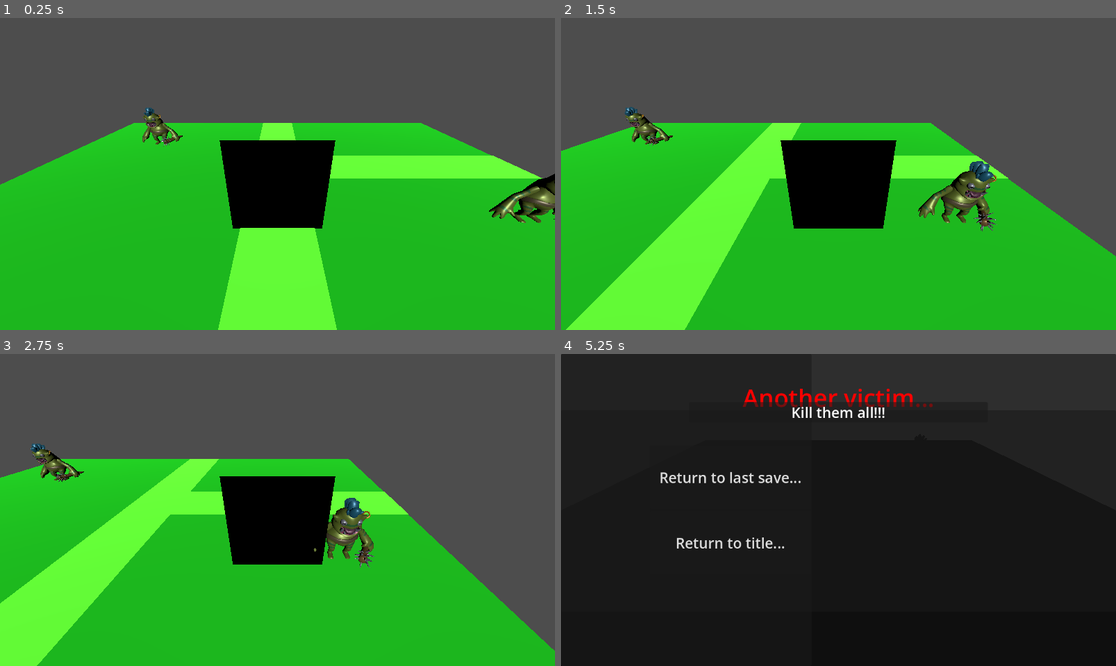
Above: before the commit, frames 1-4 (two rows, left to right).
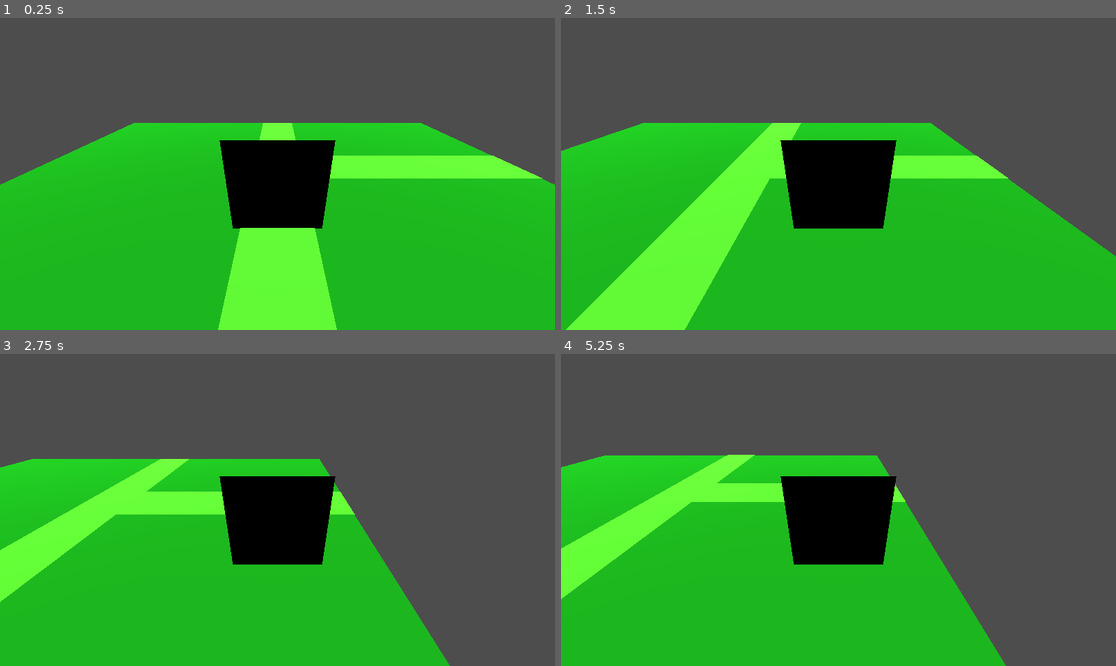
Above: after the commit, the same moments.

Repository: eneumont/towermercs
Game: Godot game, scene res://Scenes/Field/Field/Field1.tscn
The game is run twice, just before and just after one commit, with the same random seed, the same clock (stepped at 60 frames per second) and the same inputs. This scene is started directly instead of the project's main scene.
Inputs (mouse positions are in pixels of both pictures, inside the frame that each line leads up to):
- Up to frame 1 (0.25 s): no input
- Up to frame 2 (1.5 s): tap Enter at 0.5 s; move the mouse to (960, 158) at 0.52 s; hold D (move_right) 0.53-1.25 s; tap L (circle) at 0.6 s; click (960, 158) at 0.67 s; drag from (727, 189) to (810, 236) at 1.27 s
- Up to frame 3 (2.75 s): move the mouse to (333, 441) at 2.02 s; hold D (move_right) from 2.03 s (still down); tap K (cross) at 2.1 s
- Up to frame 4 (5.25 s): release D (move_right) at 2.75 s; drag from (810, 572) to (672, 463) at 2.77 s; move the mouse to (1005, 556) at 3.52 s; hold U (left_bumper) 3.53-4.25 s; tap J (square) at 3.6 s; drag from (672, 463) to (755, 432) at 4.27 s; move the mouse to (866, 510) at 5.02 s; hold S (move_down) from 5.03 s (still down); hold Shift from 5.03 s (still down); click (866, 510) at 5.17 s

The runs differ from the first frame. In frame 1, 1.4% of the frame differs, in the area x 25-100%, y 28-66%; in frame 2, 1.9%; in frame 3, 21%; in frame 4, 96%, in the area x 0-100%, y 0-100%.
Error before the commit: Out of bounds get index '0' (on base: 'Array[CharData]') (res://Scripts/Field/field_char.gd:16)
Error after the commit: Cannot call method 'get_node' on a null value. (res://Scripts/Field/field_foe.gd:28)

Commit message:
minor spawner

Diff:
--- a/Scenes/Field/Field/Field1.tscn
+++ b/Scenes/Field/Field/Field1.tscn
@@ -1,13 +1,13 @@
-[gd_scene load_steps=16 format=3 uid="uid://dyxmexnwwt7i3"]
+[gd_scene load_steps=13 format=3 uid="uid://dyxmexnwwt7i3"]
 
 [ext_resource type="Script" uid="uid://dcxxouomxwvev" path="res://Scripts/Field/field.gd" id="1_46v5i"]
 [ext_resource type="AudioStream" uid="uid://basqyoad0w2kt" path="res://Audio/field.mp3" id="2_elxp8"]
 [ext_resource type="Script" uid="uid://bhcbewusdisi2" path="res://Scripts/Field/field_spawner.gd" id="2_rcrrr"]
 [ext_resource type="Material" uid="uid://c5tppwumkrkwt" path="res://Resources/Materials/green_mat.tres" id="3_fg78e"]
-[ext_resource type="Script" uid="uid://bl76v205yksnu" path="res://Scripts/Field/field_foe.gd" id="4_ycybe"]
-[ext_resource type="PackedScene" uid="uid://dpcrab6x40y70" path="res://Scenes/Models/GoblinModel.tscn" id="5_ap43e"]
 [ext_resource type="Material" uid="uid://lnefwc8qkwnk" path="res://Resources/Materials/green2_mat.tres" id="5_vjg1r"]
 [ext_resource type="Script" uid="uid://c6hqoke1s4v3d" path="res://Scripts/Field/area_exit.gd" id="6_ap43e"]
+[ext_resource type="PackedScene" uid="uid://b506hr54qt135" path="res://Scenes/Field/FieldFoe.tscn" id="7_jqndr"]
+[ext_resource type="Resource" uid="uid://v7c03db0p8gn" path="res://Resources/Foes/goblin-1.tres" id="8_fg78e"]
 
 [sub_resource type="PlaneMesh" id="PlaneMesh_xqksw"]
 
@@ -16,25 +16,6 @@
 [sub_resource type="BoxShape3D" id="BoxShape3D_il158"]
 
 [sub_resource type="PlaneMesh" id="PlaneMesh_t2wbd"]
-
-[sub_resource type="SphereShape3D" id="SphereShape3D_1dmhx"]
-radius = 1.8833563
-
-[sub_resource type="SphereShape3D" id="SphereShape3D_oixsr"]
-radius = 2.0
-
-[sub_resource type="PackedScene" id="PackedScene_il158"]
-_bundled = {
-"conn_count": 0,
-"conns": PackedInt32Array(),
-"editable_instances": [],
-"names": PackedStringArray("FieldFoe-Goblin", "CharacterBody3D", "transform", "script", "Model", "transform", "Collision", "CollisionShape3D", "transform", "shape", "Area", "Area3D", "transform", "Shape", "CollisionShape3D", "transform", "shape"),
-"node_count": 5,
-"node_paths": [NodePath("."), NodePath("."), NodePath("."), NodePath("./Area")],
-"nodes": PackedInt32Array(-1, -1, 1, 0, -1, 2, 2, 0, 3, 1, 0, 1073741824, 0, 2147483647, 4, 2, 1, 5, 3, 0, 1073741825, 0, 7, 6, -1, 2, 8, 4, 9, 5, 0, 1073741826, 0, 11, 10, -1, 1, 12, 6, 0, 1073741827, 0, 14, 13, -1, 2, 15, 7, 16, 8, 0),
-"variants": [Transform3D(0.6, 0, 0, 0, 0.6, 0, 0, 0, 0.6, 0, 0, 0), ExtResource("4_ycybe"), ExtResource("5_ap43e"), Transform3D(0.99999994, 0, 0, 0, 0.99999994, 0, 0, 0, 0.99999994, 0, 0, 0), Transform3D(1, 0, 0, 0, 1, 0, 0, 0, 1, 0, 1.5, 0), SubResource("SphereShape3D_1dmhx"), Transform3D(0.99999976, 0, 0, 0, 0.99999976, 0, 0, 0, 0.99999976, 0, 1.5132987, 1.1868315), Transform3D(0.9999999, 0, 0, 0, 0.9999999, 0, 0, 0, 0.9999999, 0, 0, 0), SubResource("SphereShape3D_oixsr")],
-"version": 3
-}
 
 [node name="Field1" type="Node3D" node_paths=PackedStringArray("enemies")]
 script = ExtResource("1_46v5i")
@@ -104,7 +85,8 @@
 [node name="Foe1" type="Node3D" parent="Spawners/Enemies"]
 transform = Transform3D(1, 0, 0, 0, 1, 0, 0, 0, 1, -5.7817707, 0, -5.5594087)
 script = ExtResource("2_rcrrr")
-spawn_node = SubResource("PackedScene_il158")
+spawn_node = ExtResource("7_jqndr")
+spawn_data = ExtResource("8_fg78e")
 type = 1
 encounters = Array[String](["Goblin1,Goblin1,Goblin1,Goblin1", "Goblin1,Goblin1,Goblin1", "Goblin1,Goblin1", "Goblin1,Goblin1,Slime1,Slime1", "Goblin1,Goblin1,Goblin1,Slime1", "Goblin1,Slime1", "Goblin1,Fairy1,Goblin1,Fairy1", "Goblin1,Fairy1,Slime1", "Goblin1,Fairy1"])
 battle = "Battlefield1"
@@ -115,7 +97,8 @@
 [node name="Foe2" type="Node3D" parent="Spawners/Enemies"]
 transform = Transform3D(1, 0, 0, 0, 1, 0, 0, 0, 1, 6.6703806, 0, -0.08108759)
 script = ExtResource("2_rcrrr")
-spawn_node = SubResource("PackedScene_il158")
+spawn_node = ExtResource("7_jqndr")
+spawn_data = ExtResource("8_fg78e")
 type = 1
 encounters = Array[String](["Goblin1,Goblin1,Goblin1,Goblin1", "Goblin1,Goblin1,Goblin1", "Goblin1,Goblin1", "Goblin1,Goblin1,Slime1,Slime1", "Goblin1,Goblin1,Goblin1,Slime1", "Goblin1,Slime1", "Goblin1,Fairy1,Goblin1,Fairy1", "Goblin1,Fairy1,Slime1", "Goblin1,Fairy1"])
 battle = "Battlefield1"
--- a/Scenes/Field/Field/Field2.tscn
+++ b/Scenes/Field/Field/Field2.tscn
@@ -23,7 +23,33 @@
 [sub_resource type="SphereShape3D" id="SphereShape3D_oixsr"]
 radius = 2.0
 
-[sub_resource type="PackedScene" id="PackedScene_il158"]
+[sub_resource type="PackedScene" id="PackedScene_2sugo"]
+_bundled = {
+"conn_count": 0,
+"conns": PackedInt32Array(),
+"editable_instances": [],
+"names": PackedStringArray("FieldFoe-Goblin", "CharacterBody3D", "transform", "script", "Model", "transform", "Collision", "CollisionShape3D", "transform", "shape", "Area", "Area3D", "transform", "Shape", "CollisionShape3D", "transform", "shape"),
+"node_count": 5,
+"node_paths": [NodePath("."), NodePath("."), NodePath("."), NodePath("./Area")],
+"nodes": PackedInt32Array(-1, -1, 1, 0, -1, 2, 2, 0, 3, 1, 0, 1073741824, 0, 2147483647, 4, 2, 1, 5, 3, 0, 1073741825, 0, 7, 6, -1, 2, 8, 4, 9, 5, 0, 1073741826, 0, 11, 10, -1, 1, 12, 6, 0, 1073741827, 0, 14, 13, -1, 2, 15, 7, 16, 8, 0),
+"variants": [Transform3D(0.6, 0, 0, 0, 0.6, 0, 0, 0, 0.6, 0, 0, 0), ExtResource("7_gxg0l"), ExtResource("8_25bib"), Transform3D(0.99999994, 0, 0, 0, 0.99999994, 0, 0, 0, 0.99999994, 0, 0, 0), Transform3D(1, 0, 0, 0, 1, 0, 0, 0, 1, 0, 1.5, 0), SubResource("SphereShape3D_1dmhx"), Transform3D(0.99999976, 0, 0, 0, 0.99999976, 0, 0, 0, 0.99999976, 0, 1.5132987, 1.1868315), Transform3D(0.9999999, 0, 0, 0, 0.9999999, 0, 0, 0, 0.9999999, 0, 0, 0), SubResource("SphereShape3D_oixsr")],
+"version": 3
+}
+
+[sub_resource type="PackedScene" id="PackedScene_ye23l"]
+_bundled = {
+"conn_count": 0,
+"conns": PackedInt32Array(),
+"editable_instances": [],
+"names": PackedStringArray("FieldFoe-Goblin", "CharacterBody3D", "transform", "script", "Model", "transform", "Collision", "CollisionShape3D", "transform", "shape", "Area", "Area3D", "transform", "Shape", "CollisionShape3D", "transform", "shape"),
+"node_count": 5,
+"node_paths": [NodePath("."), NodePath("."), NodePath("."), NodePath("./Area")],
+"nodes": PackedInt32Array(-1, -1, 1, 0, -1, 2, 2, 0, 3, 1, 0, 1073741824, 0, 2147483647, 4, 2, 1, 5, 3, 0, 1073741825, 0, 7, 6, -1, 2, 8, 4, 9, 5, 0, 1073741826, 0, 11, 10, -1, 1, 12, 6, 0, 1073741827, 0, 14, 13, -1, 2, 15, 7, 16, 8, 0),
+"variants": [Transform3D(0.6, 0, 0, 0, 0.6, 0, 0, 0, 0.6, 0, 0, 0), ExtResource("7_gxg0l"), ExtResource("8_25bib"), Transform3D(0.99999994, 0, 0, 0, 0.99999994, 0, 0, 0, 0.99999994, 0, 0, 0), Transform3D(1, 0, 0, 0, 1, 0, 0, 0, 1, 0, 1.5, 0), SubResource("SphereShape3D_1dmhx"), Transform3D(0.99999976, 0, 0, 0, 0.99999976, 0, 0, 0, 0.99999976, 0, 1.5132987, 1.1868315), Transform3D(0.9999999, 0, 0, 0, 0.9999999, 0, 0, 0, 0.9999999, 0, 0, 0), SubResource("SphereShape3D_oixsr")],
+"version": 3
+}
+
+[sub_resource type="PackedScene" id="PackedScene_r2u7o"]
 _bundled = {
 "conn_count": 0,
 "conns": PackedInt32Array(),
@@ -104,7 +130,7 @@
 [node name="Foe1" type="Node3D" parent="Spawners/Enemies"]
 transform = Transform3D(1, 0, 0, 0, 1, 0, 0, 0, 1, -5.673532, 9.536743e-07, -1.5519319)
 script = ExtResource("6_0t2fb")
-spawn_node = SubResource("PackedScene_il158")
+spawn_node = SubResource("PackedScene_2sugo")
 type = 1
 encounters = Array[String](["Goblin1,Goblin1,Goblin1,Goblin1", "Goblin1,Goblin1,Goblin1", "Goblin1,Goblin1", "Goblin1,Goblin1,Slime1,Slime1", "Goblin1,Goblin1,Goblin1,Slime1", "Goblin1,Slime1", "Goblin1,Fairy1,Goblin1,Fairy1", "Goblin1,Fairy1,Slime1", "Goblin1,Fairy1"])
 battle = "Battlefield1"
@@ -115,7 +141,7 @@
 [node name="Foe2" type="Node3D" parent="Spawners/Enemies"]
 transform = Transform3D(1, 0, 0, 0, 1, 0, 0, 0, 1, 5.063923, 0, -4.850943)
 script = ExtResource("6_0t2fb")
-spawn_node = SubResource("PackedScene_il158")
+spawn_node = SubResource("PackedScene_ye23l")
 type = 1
 encounters = Array[String](["Goblin1,Goblin1,Goblin1,Goblin1", "Goblin1,Goblin1,Goblin1", "Goblin1,Goblin1", "Goblin1,Goblin1,Slime1,Slime1", "Goblin1,Goblin1,Goblin1,Slime1", "Goblin1,Slime1", "Goblin1,Fairy1,Goblin1,Fairy1", "Goblin1,Fairy1,Slime1", "Goblin1,Fairy1"])
 battle = "Battlefield1"
@@ -126,7 +152,7 @@
 [node name="Foe3" type="Node3D" parent="Spawners/Enemies"]
 transform = Transform3D(1, 0, 0, 0, 1, 0, 0, 0, 1, 4.452216, 0, 4.6838727)
 script = ExtResource("6_0t2fb")
-spawn_node = SubResource("PackedScene_il158")
+spawn_node = SubResource("PackedScene_r2u7o")
 type = 1
 encounters = Array[String](["Goblin1,Goblin1,Goblin1,Goblin1", "Goblin1,Goblin1,Goblin1", "Goblin1,Goblin1", "Goblin1,Goblin1,Slime1,Slime1", "Goblin1,Goblin1,Goblin1,Slime1", "Goblin1,Slime1", "Goblin1,Fairy1,Goblin1,Fairy1", "Goblin1,Fairy1,Slime1", "Goblin1,Fairy1"])
 battle = "Battlefield1"
--- a/Scripts/Field/field_spawner.gd
+++ b/Scripts/Field/field_spawner.gd
@@ -1,6 +1,7 @@
 extends Node3D
 
 @export var spawn_node: PackedScene
+@export var spawn_data: Resource
 @export var type: Spawner_Type
 @export var encounters: Array[String]
 @export var battle: String
@@ -15,15 +16,15 @@
 
 func spawn():
 	var new_spawn = spawn_node.instantiate()
-	add_child(new_spawn)
-	new_spawn.global_position = position
-	new_spawn.foe_id = spawn_info[spawn_info.keys()[0]]
-	#new_spawn.spawner = self
-	new_spawn.encounters = encounters
-	new_spawn.battle = battle
 
 	match (type):
 		Spawner_Type.ITEM:
 			pass
 		Spawner_Type.FOE:
-			pass
+			new_spawn.foe_id = spawn_info.keys()[0]
+			new_spawn.encounters = encounters
+			new_spawn.battle = battle
+
+	#new_spawn.spawner = self
+	add_child(new_spawn)
+	new_spawn.global_position = position
Not shown: 1 places in Scenes/Field/Field/Field2.tscn that only renumber resources
